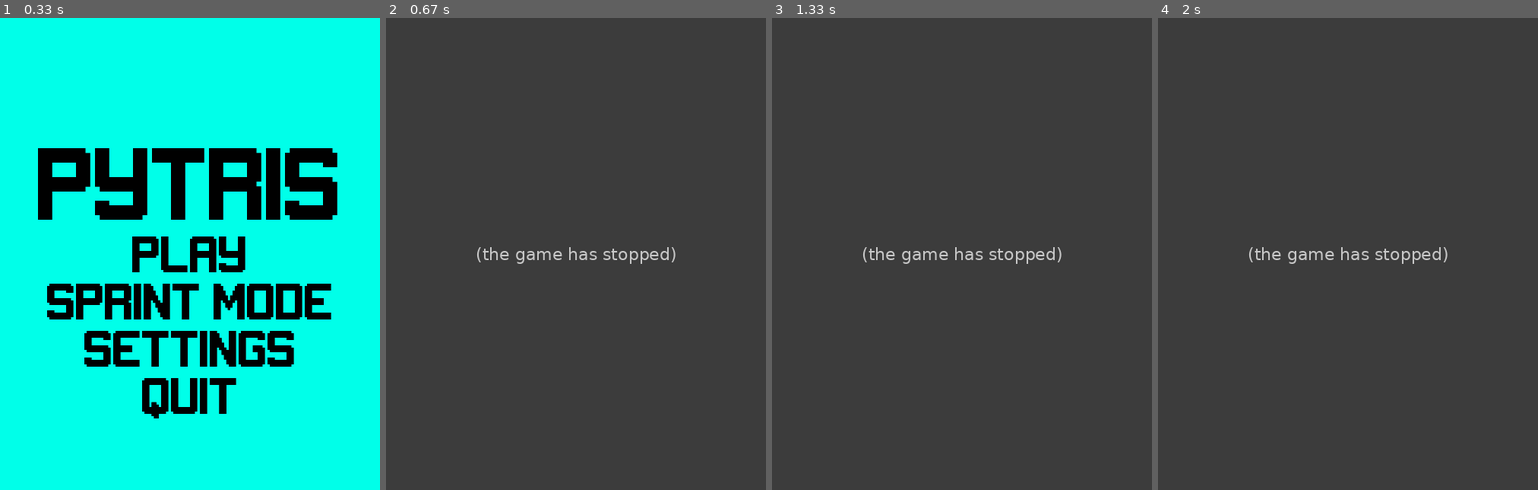
Above: before the commit, frames 1-4 (left to right).
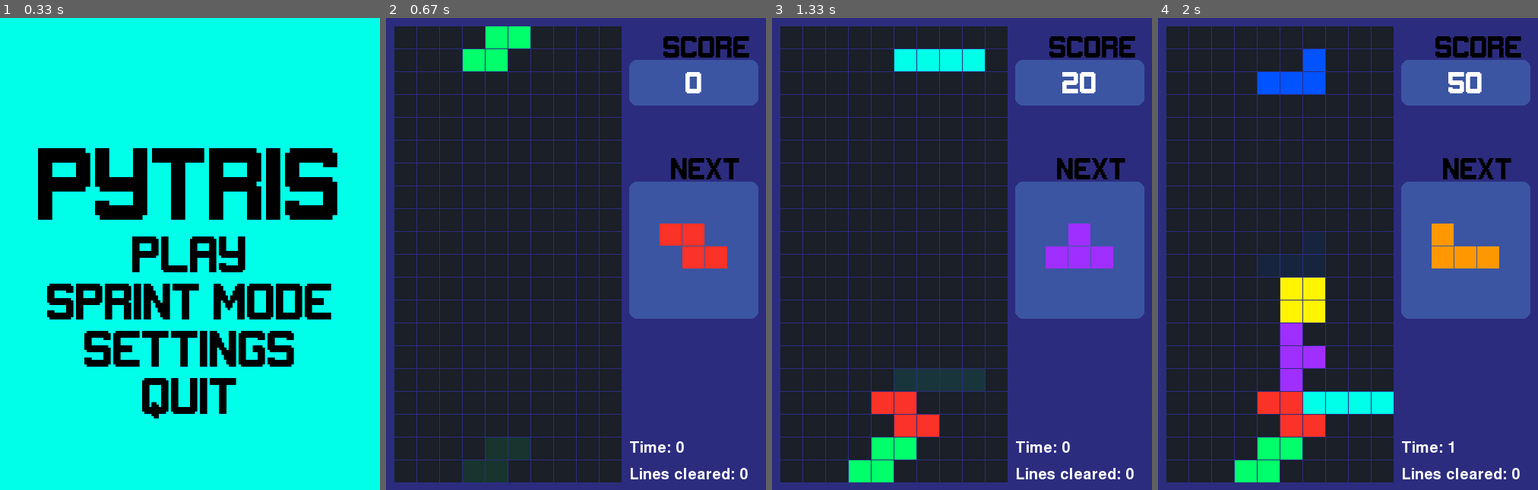
Above: after the commit, the same moments.

Repository: SohShiWei/scufftris
Game: pygame game, started from main.py
Same seed, same stepped clock (60 frames per second), same inputs: the game is played once before the commit and once after it.
Inputs:
- Up to frame 1 (0.33 s): no input
- Up to frame 2 (0.67 s): click "SPRINT MODE" at 0.38 s
- Up to frame 3 (1.33 s): tap Space at 0.67, 1.07 s; hold D from 1 s (still down)
- Up to frame 4 (2 s): tap Space at 1.37, 1.57, 1.9 s; release D at 1.47 s; hold W 1.5-1.8 s; hold D from 1.83 s (still down)

Frame 1 is identical in both runs. In frame 2, 100% of the frame differs, in the area x 0-100%, y 0-100%; in frame 3, 100%; in frame 4, 100%.
Error before the commit: NameError: name 'SprintGame' is not defined (main.py line 25); the game stopped at 0.4 s (later frames are placeholders)

Commit message:
Add files via upload
Fix sprint game import

Diff:
--- a/main.py
+++ b/main.py
@@ -2,6 +2,7 @@
 from game import Game  # Import the Game class which contains the Tetris game logic
 from settings import *  # Import a custom colors class that stores various color values
 from menu import Menus
+from sprint_game import *
 
 pygame.init()  # Initialize the pygame module
 
